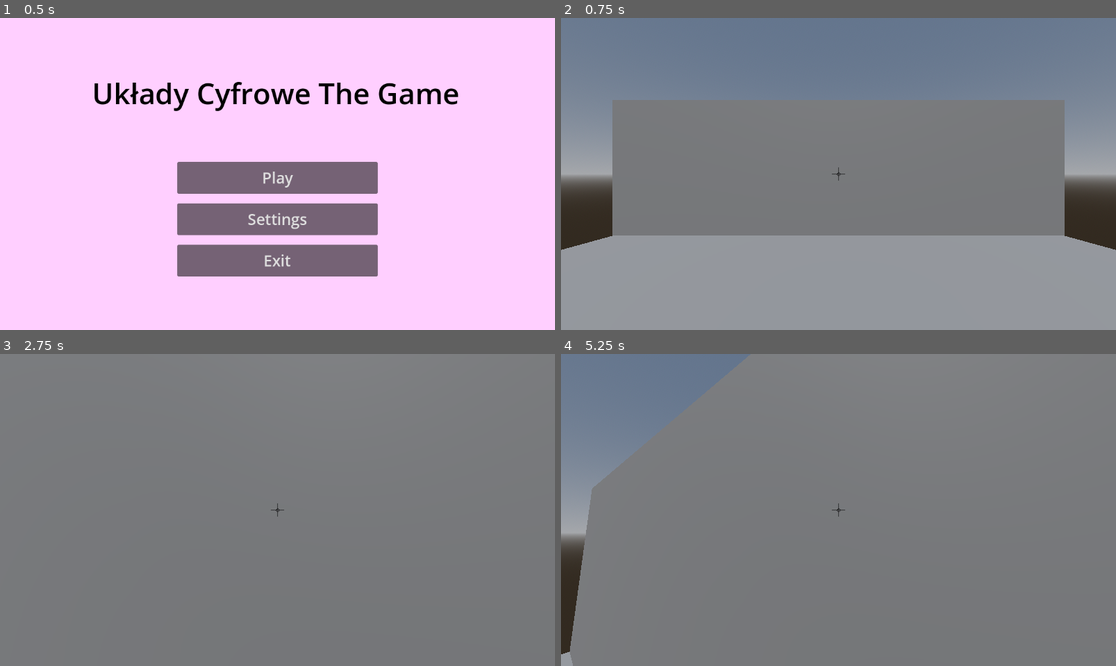
Above: before the commit, frames 1-4 (two rows, left to right).
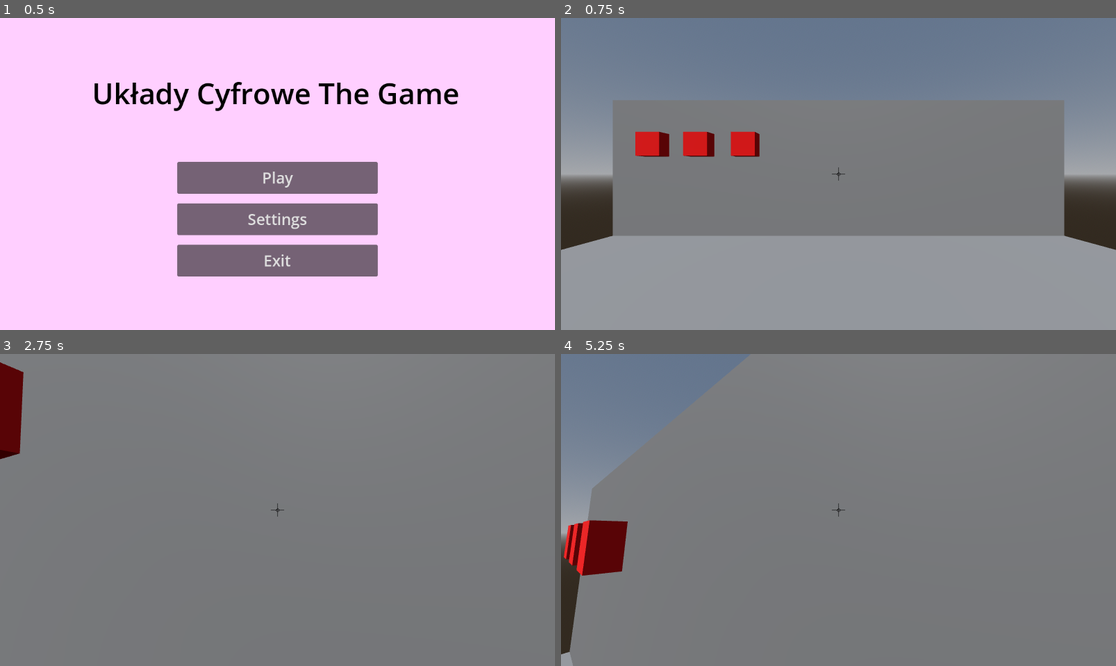
Above: after the commit, the same moments.

Repository: IllBeWatchingU/MSI-Project-UC
Game: Godot game, scene res://scenes/Main_Menu.tscn
The game is run twice, just before and just after one commit, with the same random seed, the same clock (stepped at 60 frames per second) and the same inputs.
Inputs (mouse positions are in pixels of both pictures, inside the frame that each line leads up to):
- Up to frame 1 (0.5 s): no input
- Up to frame 2 (0.75 s): click "Play" at 0.5 s
- Up to frame 3 (2.75 s): tap Enter at 1.25 s; move the mouse to (305, 510) at 1.27 s; hold E (Interact, bound only after the commit) 1.28-2.03 s; hold W (MoveForward) from 1.28 s (still down); tap Space (Jump) at 1.52, 2.27 s; move the mouse to (249, 510) at 2.02 s; tap E (Interact, bound only after the commit) at 2.1 s
- Up to frame 4 (5.25 s): keep holding W (MoveForward); move the mouse to (849, 503) at 2.77 s; hold E (Interact, bound only after the commit) 2.78-3.53 s; tap Space (Jump) at 3.5, 3.77, 4.52 s; move the mouse to (832, 516) at 3.52 s; tap E (Interact, bound only after the commit) at 3.6, 5.1 s; tap Enter at 4.25 s; move the mouse to (877, 513) at 4.27 s; hold E (Interact, bound only after the commit) 4.28-5.03 s; move the mouse to (794, 506) at 5.02 s

Frame 1 is identical in both runs. In frame 2, 1.4% of the frame differs, in the area x 0-100%, y 36-75%; in frame 3, 1.1%; in frame 4, 1.7%, in the area x 0-13%, y 53-97%.

Commit message:
add interactables

Diff:
--- a/project.godot
+++ b/project.godot
@@ -51,12 +51,18 @@
 "events": [Object(InputEventKey,"resource_local_to_scene":false,"resource_name":"","device":-1,"window_id":0,"alt_press …(182 unchanged characters)…
 ]
 }
-Interaction={
+Interact={
 "deadzone": 0.5,
 "events": [Object(InputEventKey,"resource_local_to_scene":false,"resource_name":"","device":-1,"window_id":0,"alt_pressed":false,"shift_pressed":false,"ctrl_pressed":false,"meta_pressed":false,"pressed":false,"keycode":0,"physical_keycode":69,"key_label":0,"unicode":101,"echo":false,"script":null)
 ]
 }
 
+[layer_names]
+
+3d_physics/layer_1="World"
+3d_physics/layer_2="Interactable"
+3d_physics/layer_3="Player"
+
 [rendering]
 
-renderer/rendering_method="mobile"
+anti_aliasing/quality/msaa_3d=2
--- /dev/null
+++ b/scenes/Interactable.tscn
@@ -0,0 +1,30 @@
+[gd_scene load_steps=5 format=3 uid="uid://d383yyr156l1q"]
+
+[ext_resource type="Script" path="res://scripts/Interactable.gd" id="1_al375"]
+
+[sub_resource type="StandardMaterial3D" id="StandardMaterial3D_hjo8c"]
+albedo_color = Color(1, 0, 0, 1)
+
+[sub_resource type="BoxMesh" id="BoxMesh_dtd5c"]
+material = SubResource("StandardMaterial3D_hjo8c")
+size = Vector3(0.5, 0.5, 0.25)
+
+[sub_resource type="ConvexPolygonShape3D" id="ConvexPolygonShape3D_ea1fa"]
+points = PackedVector3Array(0.25, 0.25, 0.125, 0.25, 0.25, -0.125, -0.25, 0.25, 0.125, 0.25, -0.25, 0.125, 0.25, -0.25, -0.125, -0.25, 0.25, -0.125, -0.25, -0.25, 0.125, -0.25, -0.25, -0.125)
+
+[node name="Interactable" type="StaticBody3D"]
+collision_layer = 3
+collision_mask = 0
+script = ExtResource("1_al375")
+
+[node name="MeshInstance3D" type="MeshInstance3D" parent="."]
+transform = Transform3D(1, 0, 0, 0, 1, 0, 0, 0, 1, 0, 0, 0.125)
+mesh = SubResource("BoxMesh_dtd5c")
+
+[node name="CollisionShape3D" type="CollisionShape3D" parent="."]
+transform = Transform3D(1, 0, 0, 0, 1, 0, 0, 0, 1, 0, 0, 0.125)
+shape = SubResource("ConvexPolygonShape3D_ea1fa")
+
+[connection signal="focused" from="." to="." method="_on_focused"]
+[connection signal="interacted" from="." to="." method="_on_interacted"]
+[connection signal="unfocused" from="." to="." method="_on_unfocused"]
--- a/scenes/Player.tscn
+++ b/scenes/Player.tscn
@@ -2,7 +2,7 @@
 
 [ext_resource type="Script" path="res://scripts/Player.gd" id="1_2shc1"]
 [ext_resource type="Texture2D" uid="uid://cfc3g53gmvy1g" path="res://assets/crosshair.png" id="2_qxn3v"]
-[ext_resource type="Script" path="res://scripts/PlayerInteraction.gd" id="3_b3pdj"]
+[ext_resource type="Script" path="res://scripts/InteractRaycast.gd" id="3_ejpgq"]
 
 [sub_resource type="CapsuleMesh" id="CapsuleMesh_gp2yb"]
 height = 1.75
@@ -11,6 +11,7 @@
 height = 1.75
 
 [node name="Player" type="CharacterBody3D"]
+collision_layer = 4
 script = ExtResource("1_2shc1")
 
 [node name="MeshInstance3D" type="MeshInstance3D" parent="."]
@@ -43,7 +44,7 @@
 size_flags_vertical = 4
 texture = ExtResource("2_qxn3v")
 
-[node name="RayCast3D" type="RayCast3D" parent="CameraHolder"]
-target_position = Vector3(0, 0, -1)
-collision_mask = 4
-script = ExtResource("3_b3pdj")
+[node name="InteractRaycast" type="RayCast3D" parent="CameraHolder"]
+target_position = Vector3(0, 0, -3)
+collision_mask = 2
+script = ExtResource("3_ejpgq")
--- a/scenes/World.tscn
+++ b/scenes/World.tscn
@@ -1,6 +1,7 @@
-[gd_scene load_steps=12 format=3 uid="uid://i0sfj7yfh75v"]
+[gd_scene load_steps=10 format=3 uid="uid://i0sfj7yfh75v"]
 
 [ext_resource type="PackedScene" uid="uid://l2q8vmjedkst" path="res://scenes/Player.tscn" id="1_hxym2"]
+[ext_resource type="PackedScene" uid="uid://d383yyr156l1q" path="res://scenes/Interactable.tscn" id="2_006jr"]
 
 [sub_resource type="BoxMesh" id="BoxMesh_sfclp"]
 size = Vector3(10, 0.5, 10)
@@ -22,13 +23,6 @@
 [sub_resource type="Environment" id="Environment_eqgpk"]
 background_mode = 2
 sky = SubResource("Sky_oke4f")
-
-[sub_resource type="StandardMaterial3D" id="StandardMaterial3D_bew0j"]
-albedo_color = Color(1, 0.286275, 1, 1)
-
-[sub_resource type="BoxMesh" id="BoxMesh_qbtgk"]
-
-[sub_resource type="BoxShape3D" id="BoxShape3D_67kme"]
 
 [node name="World" type="Node3D"]
 
@@ -59,14 +53,11 @@
 [node name="DirectionalLight3D" type="DirectionalLight3D" parent="."]
 transform = Transform3D(1, 0, 0, 0, 0.5, 0.866025, 0, -0.866025, 0.5, 0, 10, 10)
 
-[node name="Test Object" type="StaticBody3D" parent="."]
-collision_layer = 4
+[node name="Interactable" parent="." instance=ExtResource("2_006jr")]
+transform = Transform3D(1, 0, 0, 0, 1, 0, 0, 0, 1, -3, 2, -4.5)
 
-[node name="MeshInstance3D" type="MeshInstance3D" parent="Test Object"]
-transform = Transform3D(1, 0, 0, 0, 1, 0, 0, 0, 1, 2.5, 0.5, 0)
-material_override = SubResource("StandardMaterial3D_bew0j")
-mesh = SubResource("BoxMesh_qbtgk")
+[node name="Interactable2" parent="." instance=ExtResource("2_006jr")]
+transform = Transform3D(1, 0, 0, 0, 1, 0, 0, 0, 1, -4, 2, -4.5)
 
-[node name="CollisionShape3D" type="CollisionShape3D" parent="Test Object"]
-transform = Transform3D(1, 0, 0, 0, 1, 0, 0, 0, 1, 2.5, 0.5, 0)
-shape = SubResource("BoxShape3D_67kme")
+[node name="Interactable3" parent="." instance=ExtResource("2_006jr")]
+transform = Transform3D(1, 0, 0, 0, 1, 0, 0, 0, 1, -2, 2, -4.5)
--- /dev/null
+++ b/scripts/InteractRaycast.gd
@@ -0,0 +1,26 @@
+extends RayCast3D
+
+var last_collided: Object = null
+
+# Called when the node enters the scene tree for the first time.
+func _ready():
+	pass # Replace with function body.
+
+
+# Called every frame. 'delta' is the elapsed time since the previous frame.
+func _process(_delta):
+	pass
+
+
+func _physics_process(_delta):
+	var body: Node3D = get_collider()
+
+	if last_collided == body: return
+	if last_collided is Interactable: last_collided.unfocused.emit(self)
+	if body is Interactable: body.focused.emit(self)
+	last_collided = body
+
+
+func _input(event):
+	if event.is_action_pressed("Interact") and last_collided is Interactable:
+		last_collided.interacted.emit(self)
--- /dev/null
+++ b/scripts/Interactable.gd
@@ -0,0 +1,25 @@
+class_name Interactable
+extends StaticBody3D
+
+signal focused(interactor: RayCast3D)
+signal unfocused(interactor: RayCast3D)
+signal interacted(interactor: RayCast3D)
+
+@onready var interacted_material: Material = $MeshInstance3D.mesh.material.duplicate()
+@onready var focused_material: Material = $MeshInstance3D.mesh.material.duplicate()
+
+func _ready():
+	interacted_material.albedo_color = Color("0000ff")
+	focused_material.albedo_color = Color("00ff00")
+
+
+func _on_focused(_interactor):
+	$MeshInstance3D.material_override = focused_material
+
+
+func _on_interacted(_interactor):
+	$MeshInstance3D.material_override = interacted_material
+
+
+func _on_unfocused(_interactor):
+	$MeshInstance3D.material_override = null
--- a/scripts/Player.gd
+++ b/scripts/Player.gd
@@ -1,6 +1,5 @@
 extends CharacterBody3D
 
-@onready var camera_holder = $CameraHolder
 
 const SPEED = 5.0
 const JUMP_VELOCITY = 4.5
@@ -8,6 +7,8 @@
 
 # Get the gravity from the project settings to be synced with RigidBody nodes.
 var gravity = ProjectSettings.get_setting("physics/3d/default_gravity") #9.8 lmao
+
+@onready var CameraHolder: Node3D = $CameraHolder
 
 func _ready():
 	Input.mouse_mode = Input.MOUSE_MODE_CAPTURED
@@ -18,14 +19,14 @@
 
 	if event is InputEventMouseMotion:
 		var horzRot = event.relative.x * -SENSITIVITY
+		#Clamp to not invert camera
 		var vertRot = event.relative.y * -SENSITIVITY
 
 		#Rotate entire player so they move in facing direction
-		self.rotate_y(deg_to_rad(horzRot))
+		rotate_y(deg_to_rad(horzRot))
 		#Rotate just the view so they can look up/down
-		camera_holder.rotate_x(deg_to_rad(vertRot))
-		#Clamp to not invert the camera
-		camera_holder.rotation.x = clamp(camera_holder.rotation.x, deg_to_rad(-90), deg_to_rad(90))
+		CameraHolder.rotate_x(deg_to_rad(vertRot))
+		CameraHolder.rotation_degrees.x = clamp(CameraHolder.rotation_degrees.x, -90, 90)
 
 func _physics_process(delta):
 	if not is_on_floor():
--- a/scripts/PlayerInteraction.gd
+++ /dev/null
@@ -1,6 +0,0 @@
-extends RayCast3D
-
-func _physics_process(delta):
-	if self.is_colliding():
-		var collider = self.get_collider()
-		print(collider)
